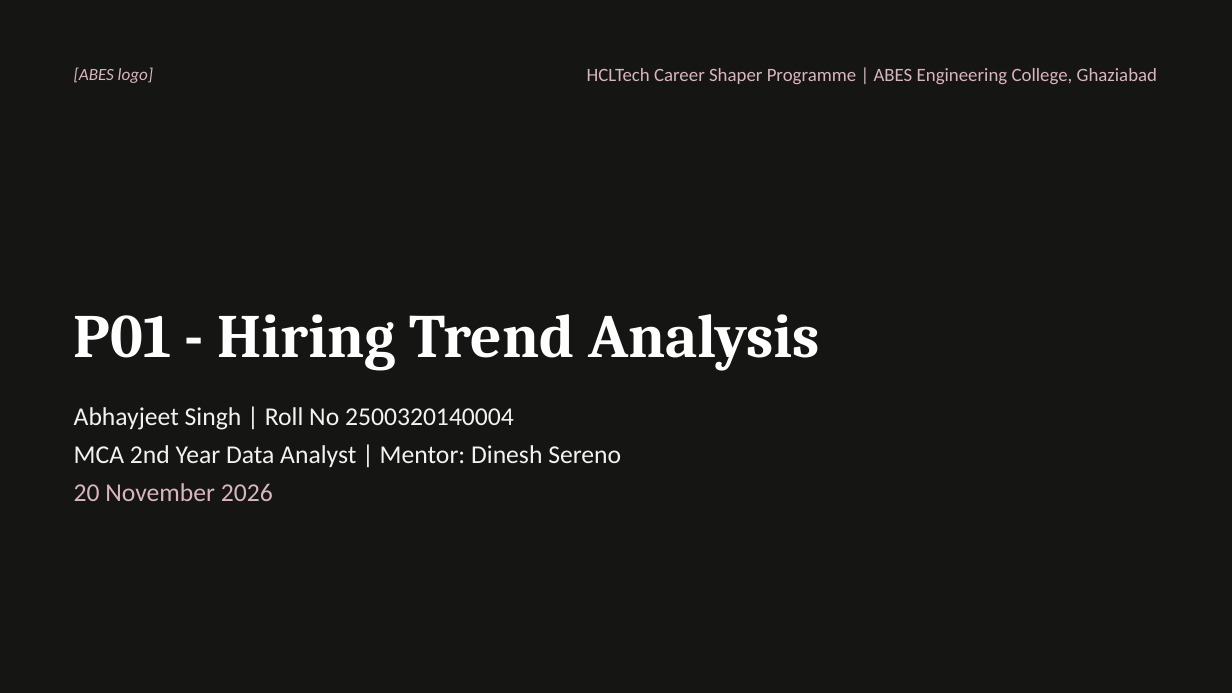
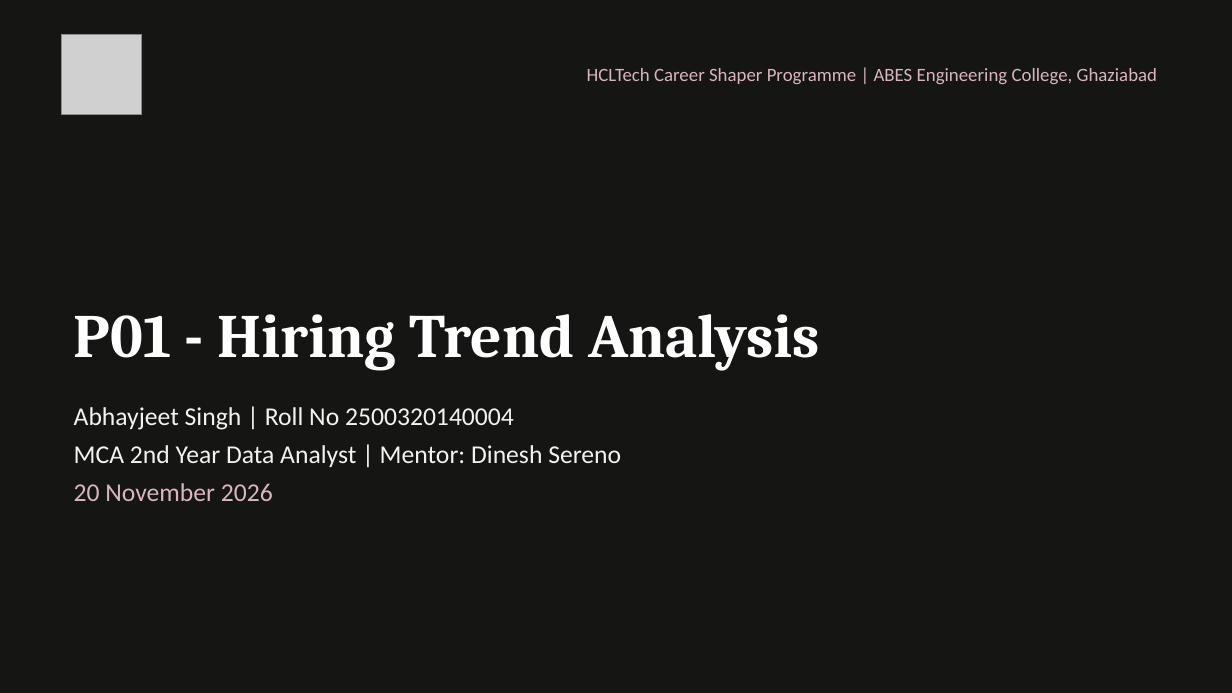
Before and after one commit to AbhayThakurAJ/hiring-trend-analysis, a slide deck: slide 1 of docs/P01_HTA_Step18_Presentation.pptx. Drawn at 1232x693 pixels with LibreOffice and Linux fonts; fonts in the diff are those of the drawing; grey boxes stand for pictures. Boxes give left, top, right and bottom in pixels: in the first picture for what was removed or moved away, otherwise in the second. Text is boxed around its words. In the diff, an @@ line names an element or a change of style, - is before the commit and + after.

Commit message:
Add official ABES logo, LMS submission package (PDFs, PPTX, ZIP), and updated documents

```diff
--- a/docs/P01_HTA_Step18_Presentation.pptx
+++ b/docs/P01_HTA_Step18_Presentation.pptx
@@ picture added at (62, 34, 142, 115) @@
@@ text removed at (74, 67, 153, 83) @@
-[ABES logo]
```
Also in this commit, not shown: 1 other slide changed, 30 other files.
